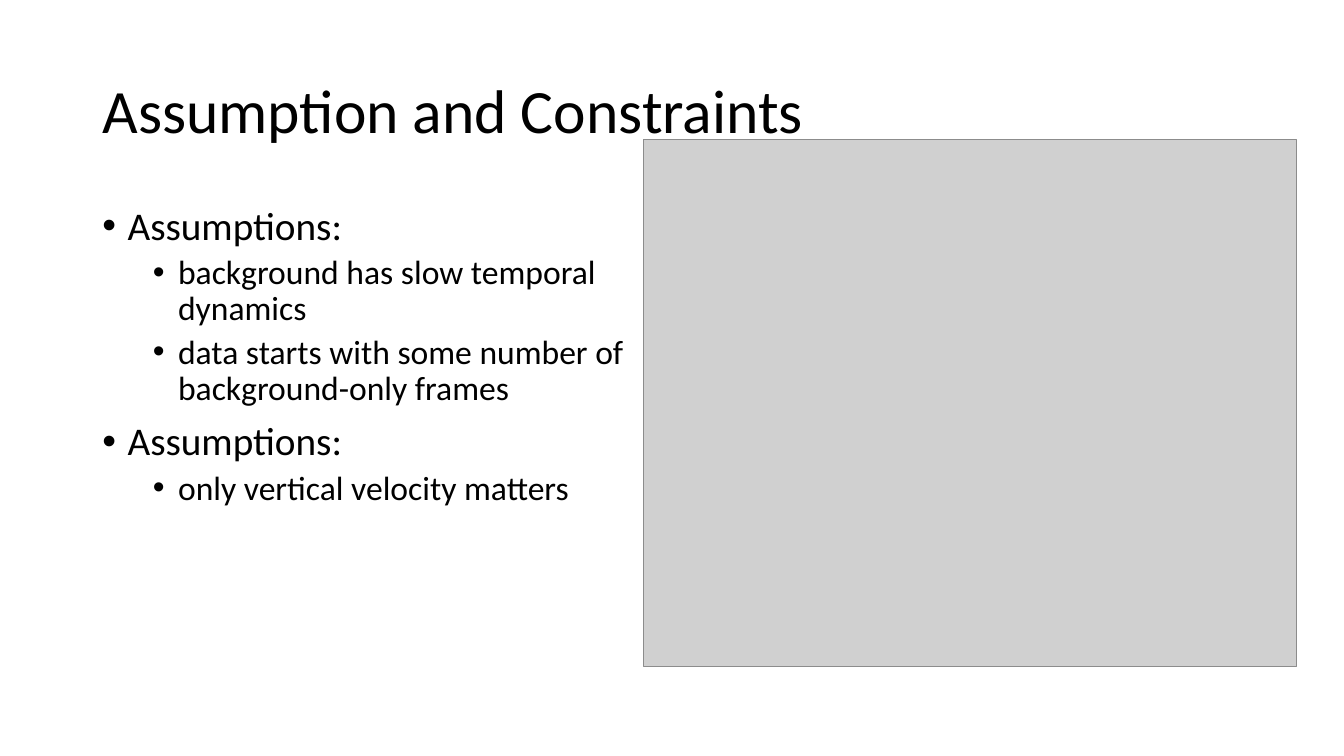
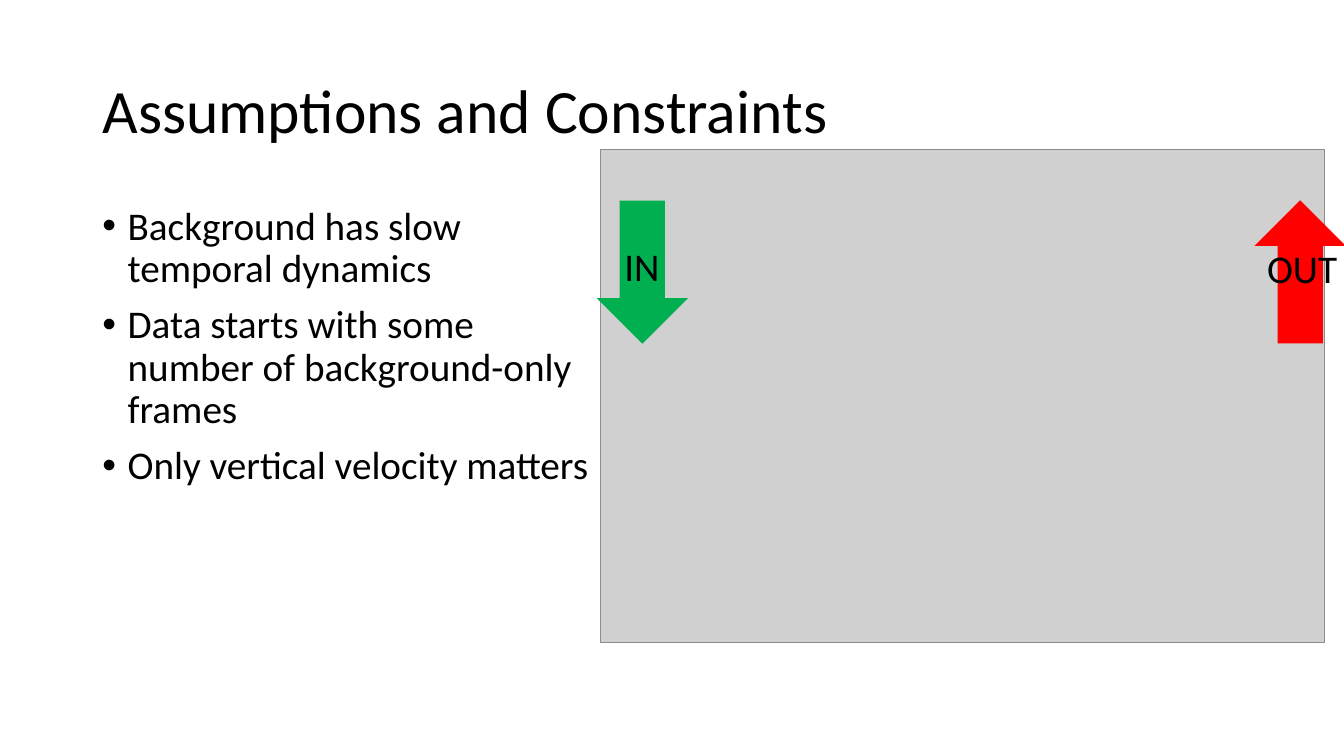
Before and after one commit to janisirene/Occusense, a slide deck: slide 3 of EC520_FinalPresentation.pptx. Drawn at 1344x756 pixels with LibreOffice and Linux fonts; fonts in the diff are those of the drawing; grey boxes stand for pictures. Boxes give left, top, right and bottom in pixels: in the first picture for what was removed or moved away, otherwise in the second. Text is boxed around its words. In the diff, an @@ line names an element or a change of style, - is before the commit and + after.

```diff
--- a/EC520_FinalPresentation.pptx
+++ b/EC520_FinalPresentation.pptx
@@ title at (102,90,827,143): text changed @@
-Assumption and Constraints
+Assumptions and Constraints
@@ picture: place and size @@
-picture at (644,139,1298,666)
+picture at (600,150,1324,643)
@@ down arrow added at (599,202,687,343), fill #00B050, outline #00B050 1 pt @@
@@ down arrow added at (1256,202,1344,343), fill #FF0000, outline #FF0000 1 pt @@
@@ text at (128,212,588,486): text changed; size 24 to 28 pt @@
-• Assumptions:
-  • background has slow temporal dynamics
-  • data starts with some number of background-only frames
-• Assumptions:
-  • only vertical velocity matters
+• Background has slow temporal dynamics
+• Data starts with some number of background-only frames
+• Only vertical velocity matters
@@ text added at (624,256,659,281), 28 pt, text #000000 @@
+IN
@@ text added at (1267,250,1337,293), 28 pt, text #000000 @@
+OUT
```
Also in this commit, not shown: 2 other slides changed, 3 slides added, 4 slides removed.
